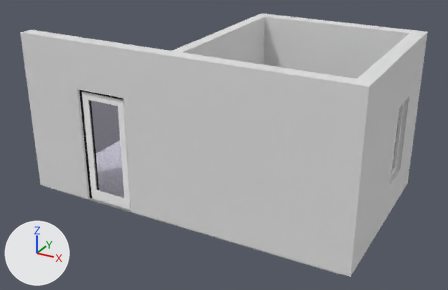
An edit to the Blender file BIM/BlenderBIM/OD_BlenderBIM_Template.blend, drawn before and after from the same camera.
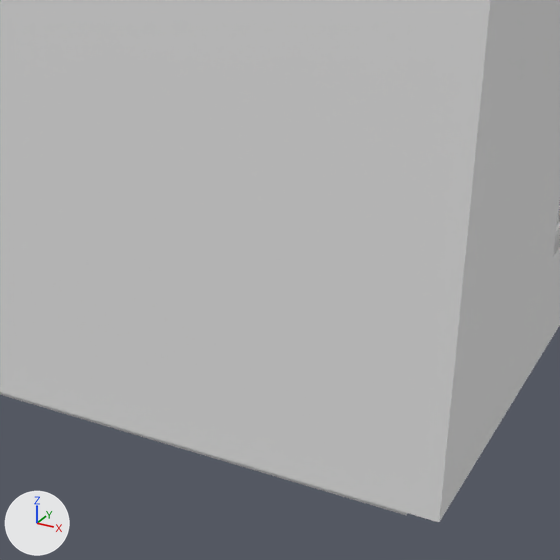
Each version is shown whole from a camera (50 mm lens) standing at (8.46, -8.11, 5.66) and looking at (3.27, 1.33, 0.94), then close up on the part from 44% to 88% of the width and 33% to 100% of the height. The lights are fixed; the arrows at lower left show +X, +Y and +Z.

Names of what the first close-up shows: 'IfcSlab/Dumb Slab', 'IfcWall/Dumb Wall'.
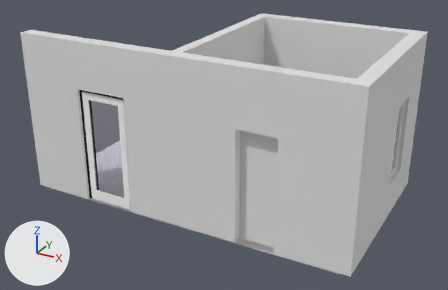
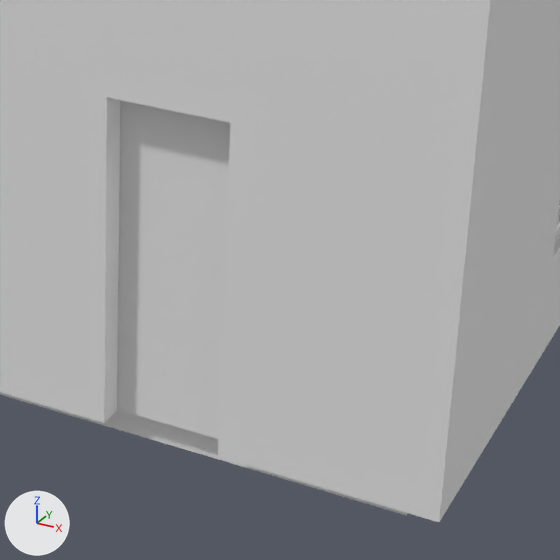
Commit message: BlenderBIM: Doors/windows not showing in print

ob_ifcopeningelement_dumb_door_opening_001 is not drawn itself; it is used by a modifier of ob_ifcwall_dumb_wall.

Pixel boxes [x1, y1, x2, y2] of what changed, in the close-ups (560 x 560 px):
'IfcWall/Dumb Wall', modifiers changed, reshaped
    both: [0, 0, 560, 522]
'IfcDoor/Dumb Door.001', added
    after: [94, 84, 242, 460]
'IfcSlab/Dumb Slab', unchanged, uncovered by the edit
    both: [0, 392, 408, 515]

The edits, one by one:
Mesh me_dumb_door_opening_001 is new.
It is a box spanning x 0.0..0.85, y -0.1..0.3, z -0.1..2.1.
Mesh me_model_body_model_view_1_zumkms19arf5mvkvz38d is new.
It has 32 vertices, 24 faces and spans x 0.0..0.85, y 0.0..0.2, z 0.0..2.1.
Object 'IfcWall/Dumb Wall' (ob_ifcwall_dumb_wall) gains a BOOLEAN modifier named 'IfcOpeningElement.003'.
Modifier setting: object = ob_ifcopeningelement_dumb_door_opening_001.
Modifier setting: solver = 'FLOAT'.
Object 'IfcOpeningElement/Dumb Door Opening.001' (ob_ifcopeningelement_dumb_door_opening_001) is new; it shows me_dumb_door_opening_001.
Its parent is ob_ifcdoor_dumb_door_001.
Its matrix parent inverse is Matrix(((1.0, 0.0, 0.0, -4.279), (0.0, 1.0, 0.0, 0.254), (0.0, 0.0, 1.0, 0.0), (0.0, 0.0, 0.0, 1.0))).
Its location is (4.279, -0.254, 0.0).
Its hide render is True.
Object 'IfcDoor/Dumb Door.001' (ob_ifcdoor_dumb_door_001) is new; it shows me_model_body_model_view_1_zumkms19arf5mvkvz38d.
Its location is (4.279, -0.254, 0.0).
